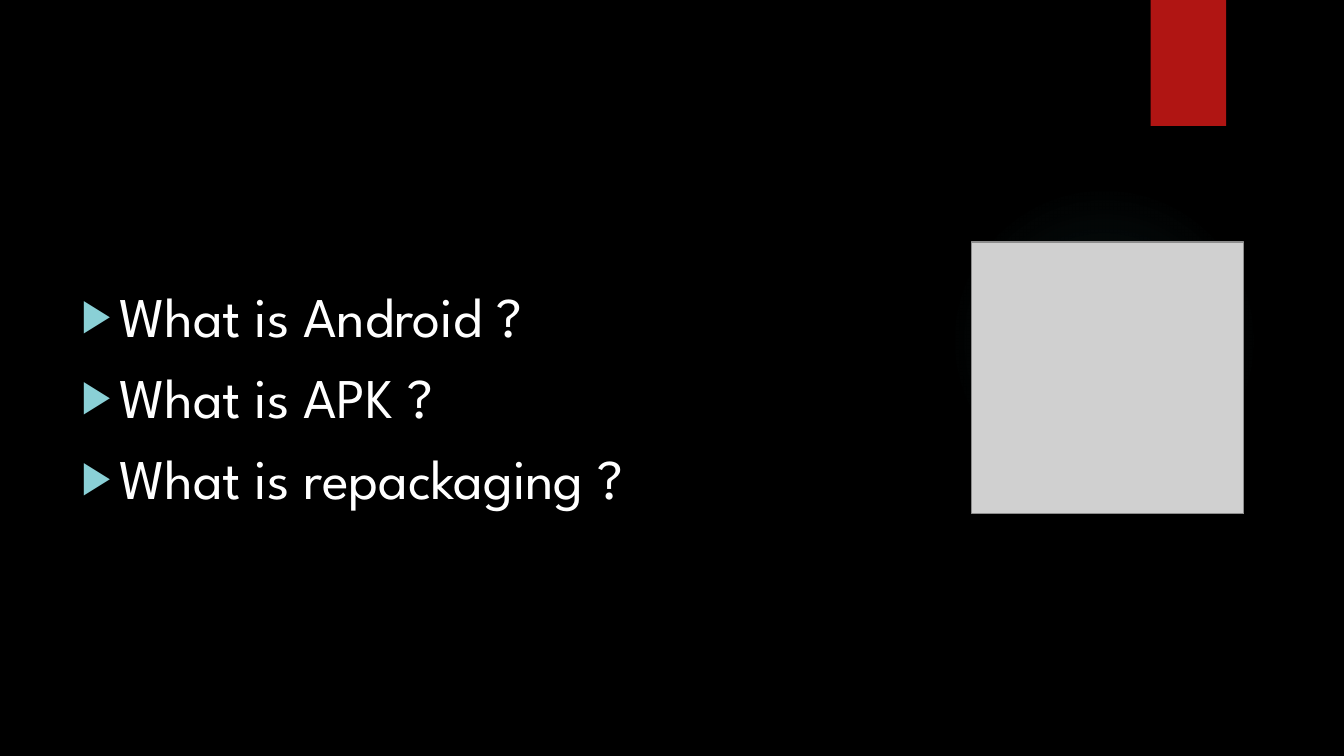
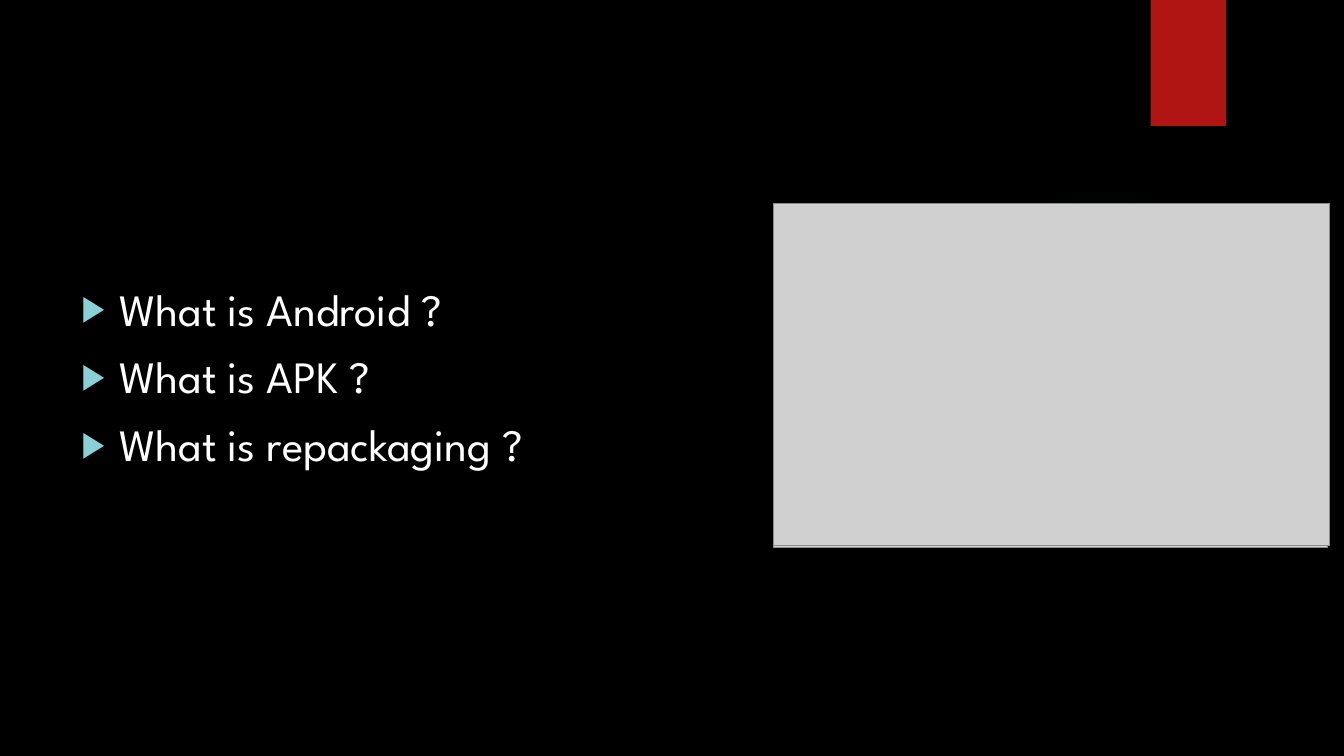
Before and after one commit to DavitPogosian/Information-Security-Basics, a slide deck: slide 2 of Presentation_IS.pptx. Drawn at 1344x756 pixels with LibreOffice and Linux fonts; fonts in the diff are those of the drawing; grey boxes stand for pictures; background and template pictures are left out. Boxes give left, top, right and bottom in pixels: in the first picture for what was removed or moved away, otherwise in the second. Text is boxed around its words. In the diff, an @@ line names an element or a change of style, - is before the commit and + after.

Commit message:
presentation.pptx

```diff
--- a/Presentation_IS.pptx
+++ b/Presentation_IS.pptx
@@ picture added at <box>774,205,1328,547</box> @@
@@ picture added at <box>774,203,1330,545</box> @@
@@ picture added at <box>836,206,1328,547</box> @@
@@ picture added at <box>836,205,1328,546</box> @@
@@ picture added at <box>836,205,1325,546</box> @@
@@ picture added at <box>838,205,1327,546</box> @@
@@ picture removed at <box>972,242,1244,514</box> @@
@@ text "What is Android ?" at <box>119,295,491,471</box>: size 40 to 32 pt @@
```
Also in this commit, not shown: 3 other slides changed, 5 slides added, 1 slide removed.
